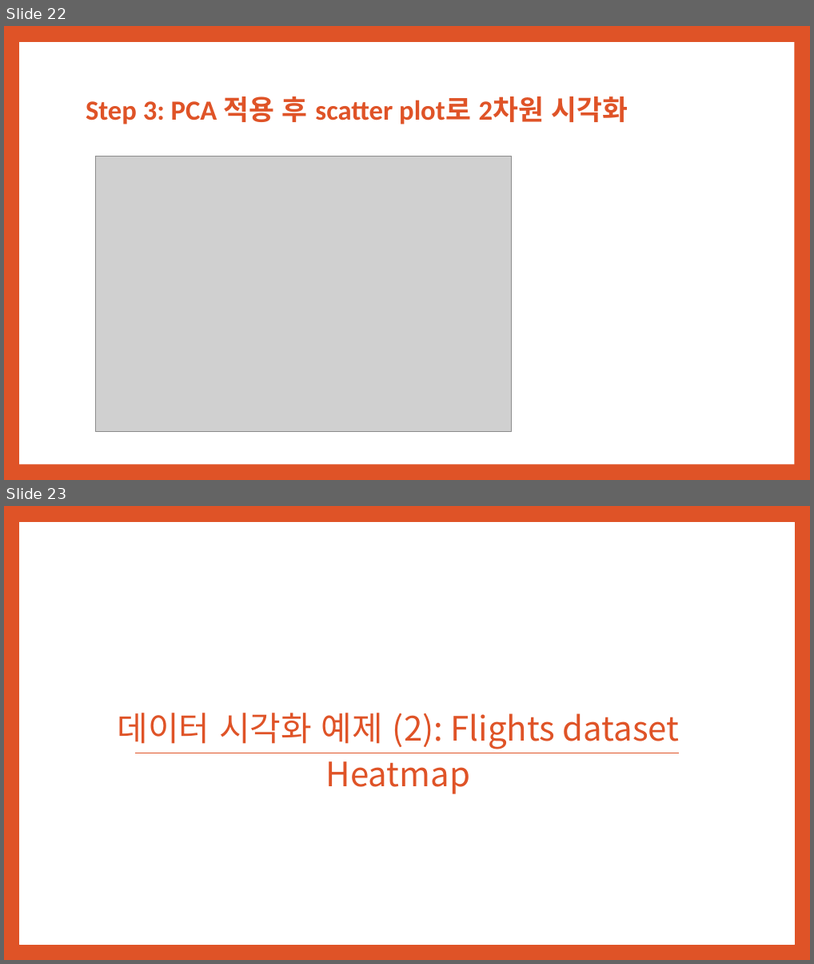
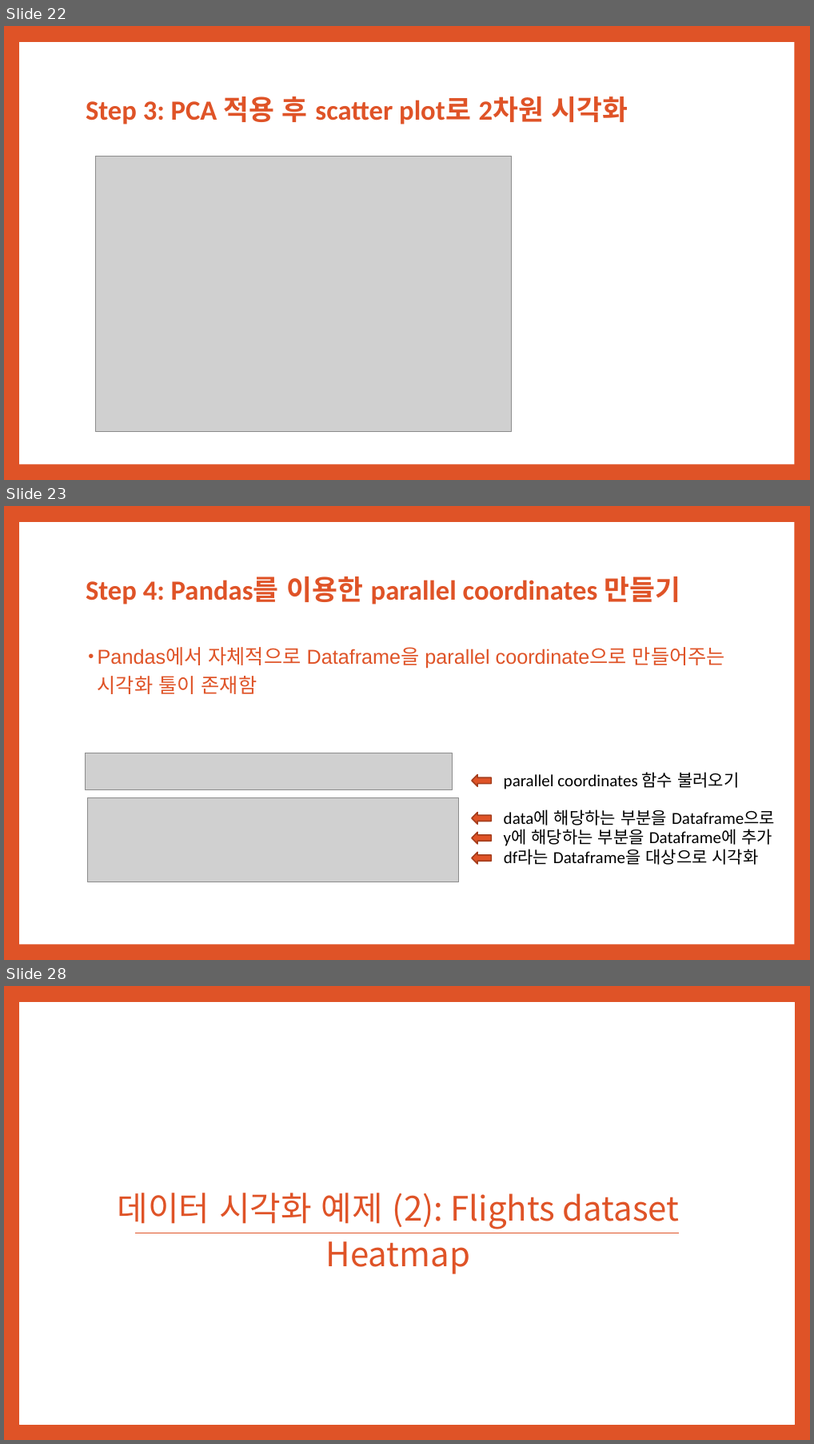
Before and after one commit to awesome-davian/VisTutorial, a slide deck: presentations/Matplotlib & Seaborn.pptx. Shown one above the other, each under a label of ours: slides 22 and 23 before the commit, slides 22, 23 and 28 after it; the slides between them are not shown. The pictures are 814x964 and 814x1444 pixels, drawn with LibreOffice and Linux fonts; fonts in the diff are those of the drawing; grey boxes stand for pictures. Boxes give left, top, right and bottom in pixels: in the first picture for what was removed or moved away, otherwise in the second. Text is boxed around its words. In the diff, an @@ line names an element or a change of style, - is before the commit and + after.

Commit message:
Added parallel coordinates

```diff
--- a/presentations/Matplotlib & Seaborn.pptx
+++ b/presentations/Matplotlib & Seaborn.pptx
@@ slide 23 added at <box>4,506,810,960</box>, background #DF5327; not listed: 1 template element that a slide beside it also shows @@
@@ title added at <box>86,576,682,604</box>, 33 pt, text #DF5327, bold @@
+Step 4: Pandas를 이용한 parallel coordinates 만들기
@@ text added at <box>98,647,726,694</box>, 24 pt, text #DF5327 @@
+• Pandas에서 자체적으로 Dataframe을 parallel coordinate으로 만들어주는
+  시각화 툴이 존재함
@@ picture added at <box>86,753,452,790</box> @@
@@ right arrow added at <box>472,775,491,786</box>, fill #DF5327, outline #A53D1D 1.5 pt @@
@@ text added at <box>504,772,739,789</box>, 20 pt, text #000000 @@
+parallel coordinates 함수 불러오기
@@ picture added at <box>88,797,459,882</box> @@
@@ right arrow added at <box>472,812,491,824</box>, fill #DF5327, outline #A53D1D 1.5 pt @@
@@ text added at <box>504,809,775,825</box>, 20 pt, text #000000 @@
+data에 해당하는 부분을 Dataframe으로
@@ right arrow added at <box>472,832,491,844</box>, fill #DF5327, outline #A53D1D 1.5 pt @@
@@ text added at <box>504,828,773,846</box>, 20 pt, text #000000 @@
+y에 해당하는 부분을 Dataframe에 추가
@@ right arrow added at <box>472,852,491,864</box>, fill #DF5327, outline #A53D1D 1.5 pt @@
@@ text added at <box>504,848,759,864</box>, 20 pt, text #000000 @@
+df라는 Dataframe을 대상으로 시각화
@@ what was slide 23 is now slide 28 @@
```
Also in this commit, not shown: 4 other slides added, 1 other file.
